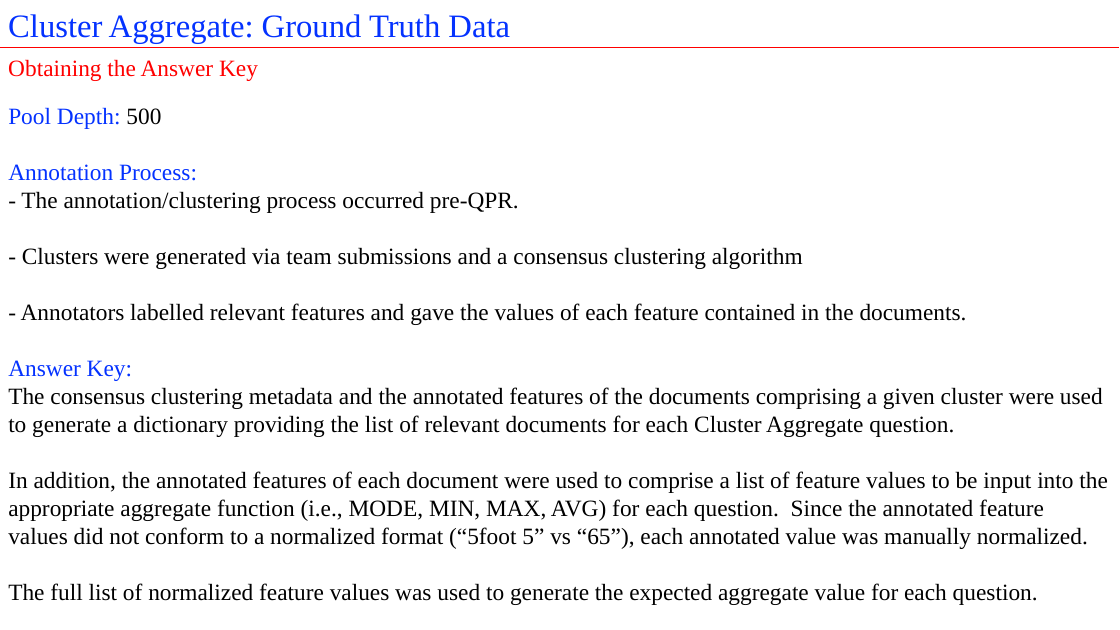
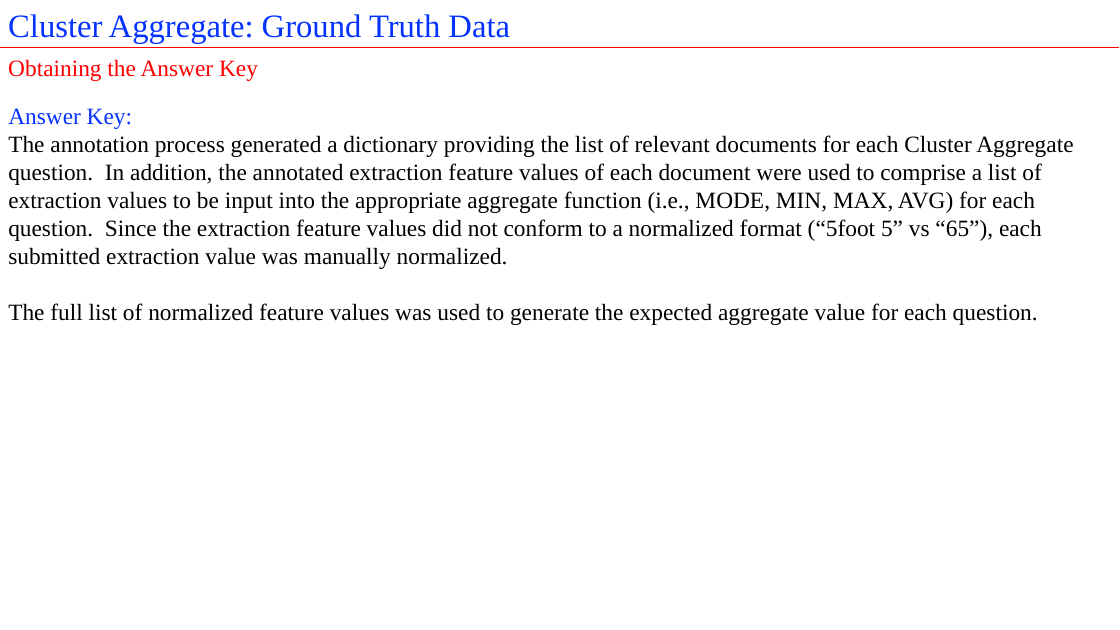
Before and after one commit to istresearch/qpr-fall-2016-eval, a slide deck: slide 28 of evaluation/Fall_2016_QPR_Post_Hoc.pptx (slide 24 before the commit). Drawn at 1120x630 pixels with LibreOffice and Linux fonts; fonts in the diff are those of the drawing. Boxes give left, top, right and bottom in pixels: in the first picture for what was removed or moved away, otherwise in the second. Text is boxed around its words. In the diff, an @@ line names an element or a change of style, - is before the commit and + after.

```diff
--- a/evaluation/Fall_2016_QPR_Post_Hoc.pptx
+++ b/evaluation/Fall_2016_QPR_Post_Hoc.pptx
@@ text at (8,107,967,325): paragraphs removed @@
-Pool Depth: 500
-Annotation Process:
-- The annotation/clustering process occurred pre-QPR.
-- Clusters were generated via team submissions and a consensus clustering algorithm
-- Annotators labelled relevant features and gave the values of each feature contained in the documents.
@@ text at (8,135,1073,269): text changed @@
-The consensus clustering metadata and the annotated features of the documents comprising a given cluster were used to generate a dictionary providing the list of relevant documents for each Cluster Aggregate question.
-In addition, the annotated features of each document were used to comprise a list of feature values to be input into the appropriate aggregate function (i.e., MODE, MIN, MAX, AVG) for each question. Since the annotated feature values did not conform to a normalized format (“5foot 5” vs “65”), each annotated value was manually normalized.
+The annotation process generated a dictionary providing the list of relevant documents for each Cluster Aggregate question. In addition, the annotated extraction feature values of each document were used to comprise a list of extraction values to be input into the appropriate aggregate function (i.e., MODE, MIN, MAX, AVG) for each question. Since the extraction feature values did not conform to a normalized format (“5foot 5” vs “65”), each submitted extraction value was manually normalized.
```
Also in this commit, not shown: 29 other slides changed, 9 slides added, 2 other files.
